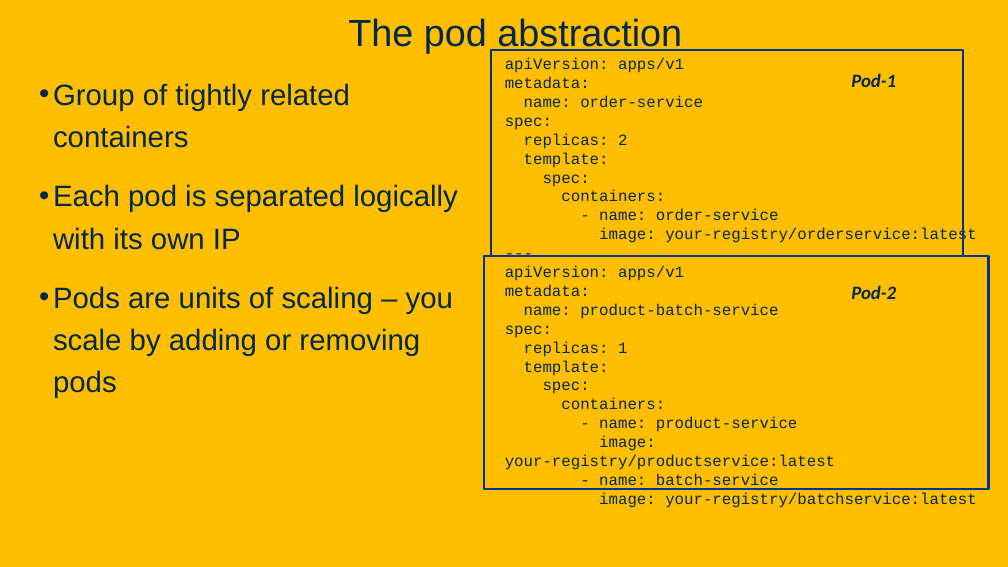
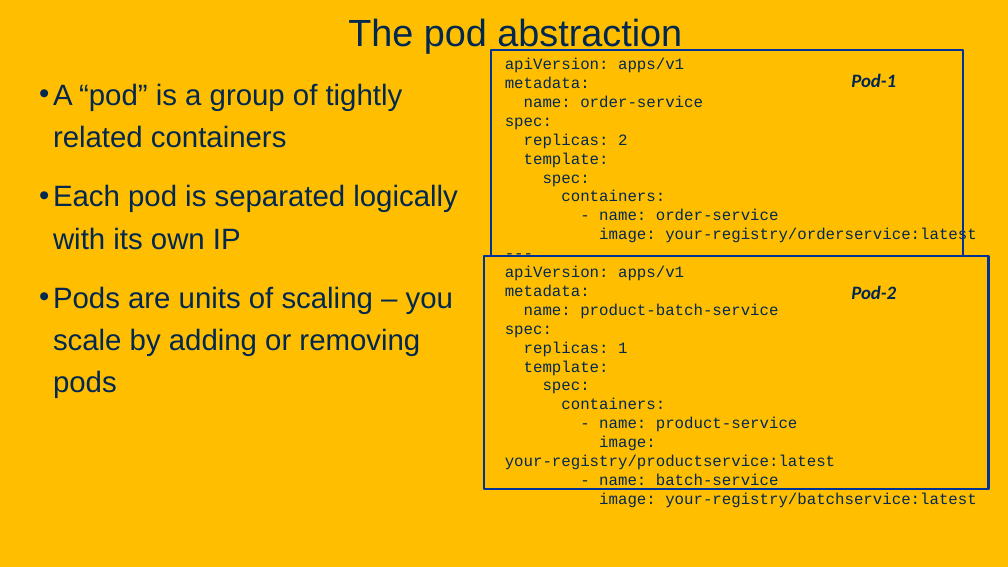
Before and after one commit to davsec-teaching/W26_ECS_160, a slide deck: slide 21 of slides/Kubernetes.pptx (slide 20 before the commit). Drawn at 1008x567 pixels with LibreOffice and Linux fonts; fonts in the diff are those of the drawing; background and template pictures are left out. Boxes give left, top, right and bottom in pixels: in the first picture for what was removed or moved away, otherwise in the second. Text is boxed around its words. In the diff, an @@ line names an element or a change of style, - is before the commit and + after.

```diff
--- a/slides/Kubernetes.pptx
+++ b/slides/Kubernetes.pptx
@@ text at [53, 83, 403, 148]: text changed @@
-• Group of tightly related containers
+• A “pod” is a group of tightly related containers
```
Also in this commit, not shown: 16 other slides changed, 7 slides added, 1 slide removed, 1 other file.
